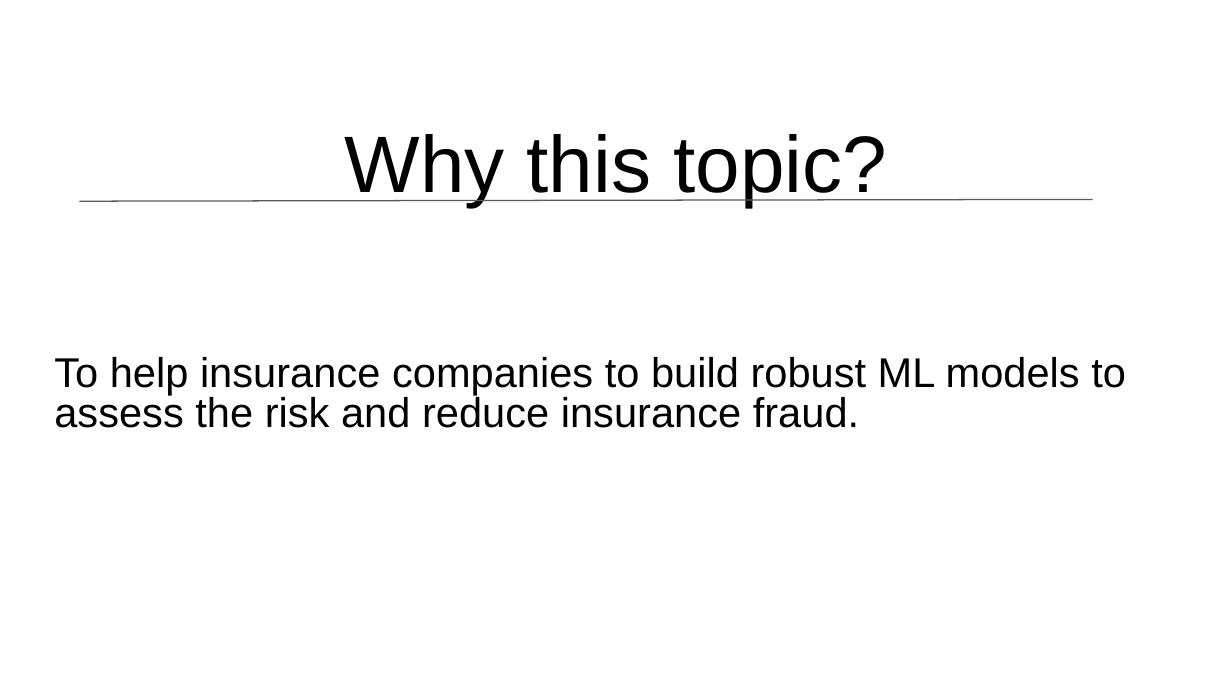
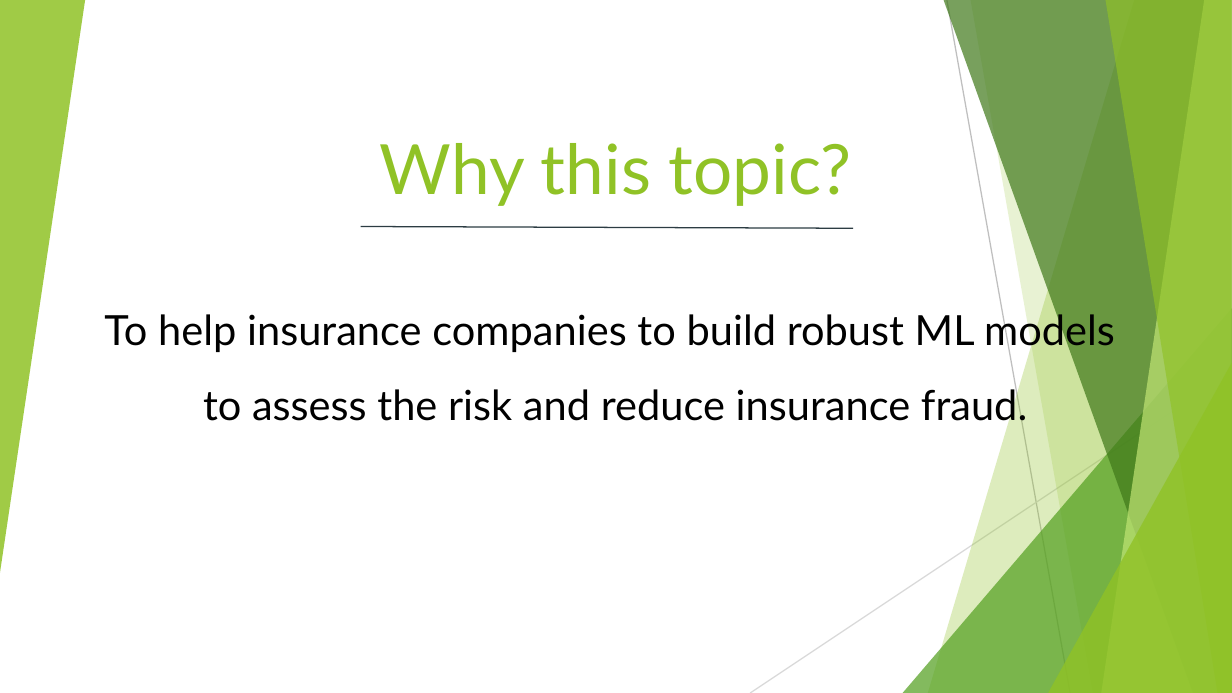
Before and after one commit to GerlechJen/Predicting-Auto-Insurance-Fraud-Claims, a slide deck: slide 4 of Team_6.pptx. Drawn at 1232x693 pixels with LibreOffice and Linux fonts; fonts in the diff are those of the drawing. Boxes give left, top, right and bottom in pixels: in the first picture for what was removed or moved away, otherwise in the second. Text is boxed around its words. In the diff, an @@ line names an element or a change of style, - is before the commit and + after.

```diff
--- a/Team_6.pptx
+++ b/Team_6.pptx
@@ group added at box(0, 0, 1232, 693): 5 freeform shapes, 3 triangles, 2 lines @@
@@ title "Why this topic?" at box(380, 143, 852, 206): size 46.8 to 40.5 pt, font Arial to Lato, text colour #000000 to #90C226 @@
@@ line moved from (80, 201) - (1093, 200) to (361, 227) - (853, 228) @@
@@ line (361, 227) - (853, 228): stroke #595959 0.75 pt to #2C3C43 0.75 pt @@
@@ subtitle at box(104, 310, 1115, 429): text changed; font Arial to Lato @@
-To help insurance companies to build robust ML models to assess the risk and reduce insurance fraud.
+To help insurance companies to build robust ML models
+to assess the risk and reduce insurance fraud.
```
Also in this commit, not shown: 9 other slides changed, 2 slides added, 1 other file.
